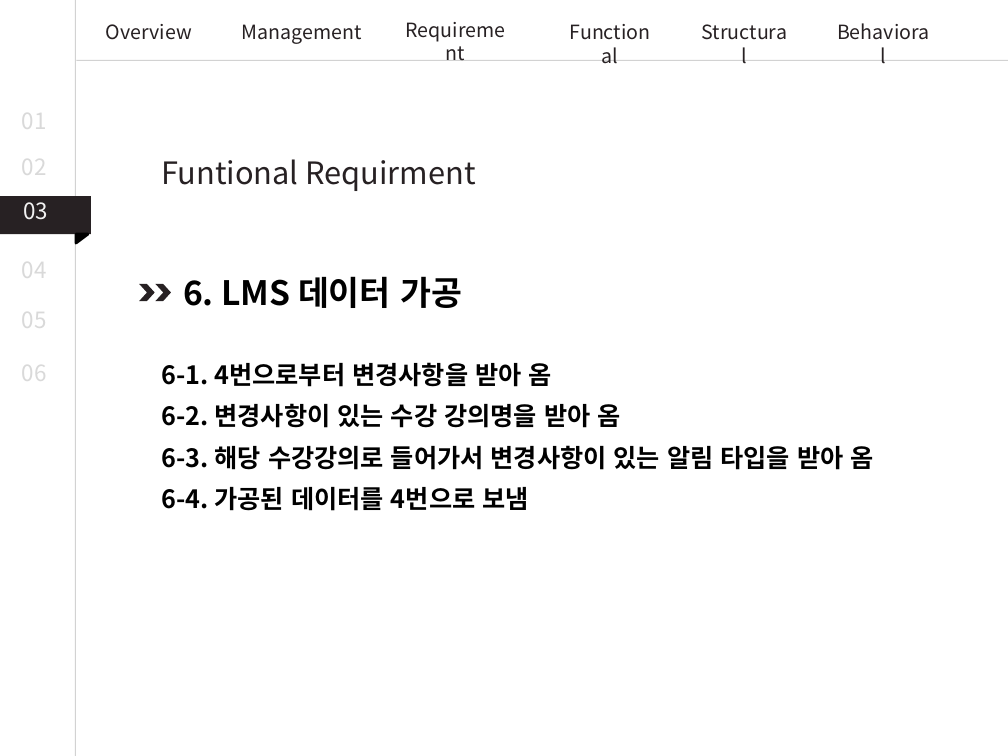
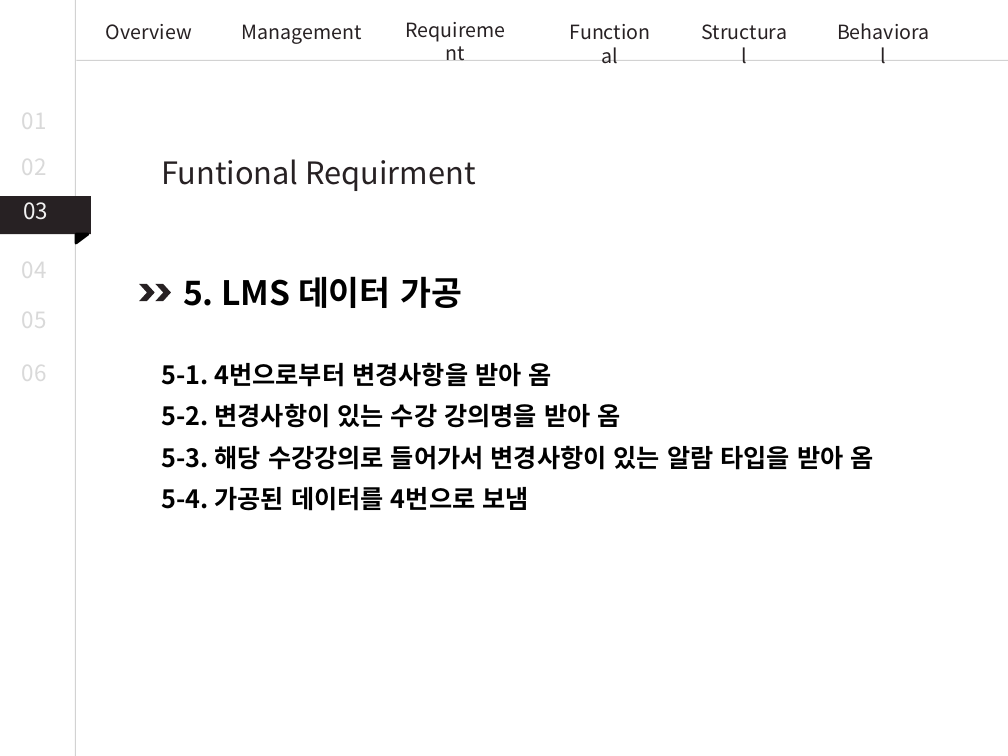
Before and after one commit to JoDongHyuen/KNUSD-20202-Team1, a slide deck: slide 11 of 11월 9일 회의내용/시스템 상세설계.pptx (slide 12 before the commit). Drawn at 1008x756 pixels with LibreOffice and Linux fonts; fonts in the diff are those of the drawing. Boxes give left, top, right and bottom in pixels: in the first picture for what was removed or moved away, otherwise in the second. Text is boxed around its words. In the diff, an @@ line names an element or a change of style, - is before the commit and + after.

```diff
--- a/11월 9일 회의내용/시스템 상세설계.pptx
+++ b/11월 9일 회의내용/시스템 상세설계.pptx
@@ text at (183, 276, 462, 308): text changed @@
-6. LMS 데이터 가공
+5. LMS 데이터 가공
@@ text at (162, 362, 874, 511): text changed @@
-6-1. 4번으로부터 변경사항을 받아 옴
-6-2. 변경사항이 있는 수강 강의명을 받아 옴
-6-3. 해당 수강강의로 들어가서 변경사항이 있는 알림 타입을 받아 옴
-6-4. 가공된 데이터를 4번으로 보냄
+5-1. 4번으로부터 변경사항을 받아 옴
+5-2. 변경사항이 있는 수강 강의명을 받아 옴
+5-3. 해당 수강강의로 들어가서 변경사항이 있는 알람 타입을 받아 옴
+5-4. 가공된 데이터를 4번으로 보냄
```
Also in this commit, not shown: 24 other slides changed, 3 slides added.
